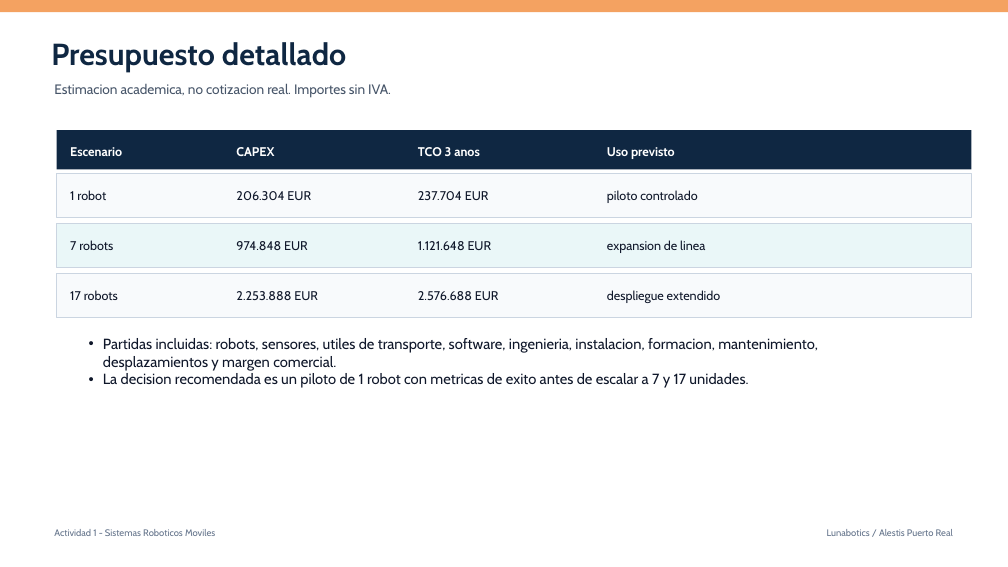
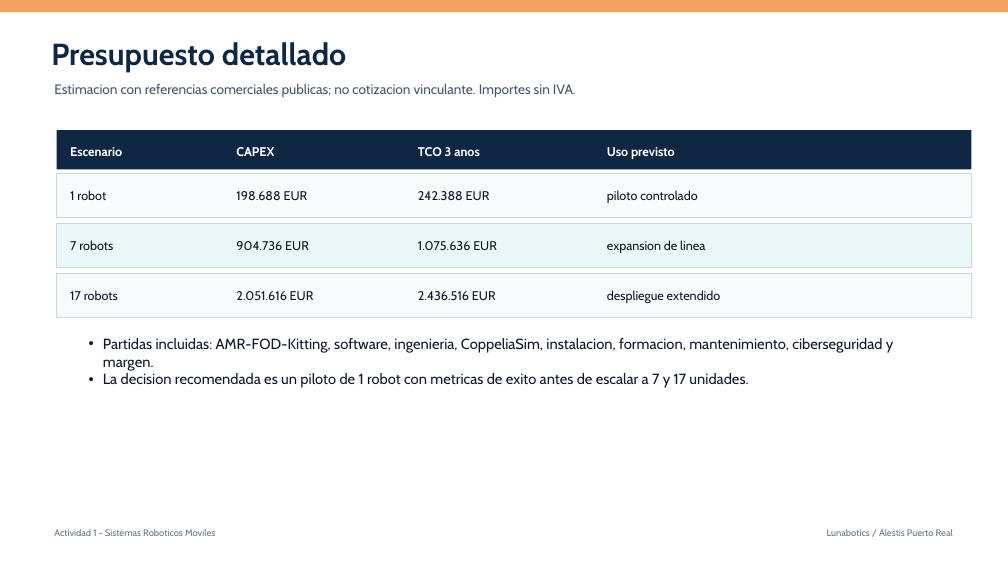
Before and after one commit to jlmayorgaco/viu-mrob-sistemas-roboticos-moviles, a slide deck: slide 15 of actividad1/slides/Actividad1_AMR_FOD_Kitting.pptx. Drawn at 1008x567 pixels with LibreOffice and Linux fonts; fonts in the diff are those of the drawing. Boxes give left, top, right and bottom in pixels: in the first picture for what was removed or moved away, otherwise in the second. Text is boxed around its words. In the diff, an @@ line names an element or a change of style, - is before the commit and + after.

```diff
--- a/actividad1/slides/Actividad1_AMR_FOD_Kitting.pptx
+++ b/actividad1/slides/Actividad1_AMR_FOD_Kitting.pptx
@@ text at (54,83,576,98): text changed @@
-Estimacion academica, no cotizacion real. Importes sin IVA.
+Estimacion con referencias comerciales publicas; no cotizacion vinculante. Importes sin IVA.
@@ text at (236,191,308,200): text changed @@
-206.304 EUR
+198.688 EUR
@@ text at (418,191,490,200): text changed @@
-237.704 EUR
+242.388 EUR
@@ text at (236,241,309,250): text changed @@
-974.848 EUR
+904.736 EUR
@@ text at (418,241,497,250): text changed @@
-1.121.648 EUR
+1.075.636 EUR
@@ text at (236,291,314,300): text changed @@
-2.253.888 EUR
+2.051.616 EUR
@@ text at (418,291,496,300): text changed @@
-2.576.688 EUR
+2.436.516 EUR
@@ text at (103,338,893,371): text changed @@
-• Partidas incluidas: robots, sensores, utiles de transporte, software, ingenieria, instalacion, formacion, mantenimiento, desplazamientos y margen comercial.
+• Partidas incluidas: AMR-FOD-Kitting, software, ingenieria, CoppeliaSim, instalacion, formacion, mantenimiento, ciberseguridad y margen.
```
Also in this commit, not shown: 1 other slide changed, 16 other files.
